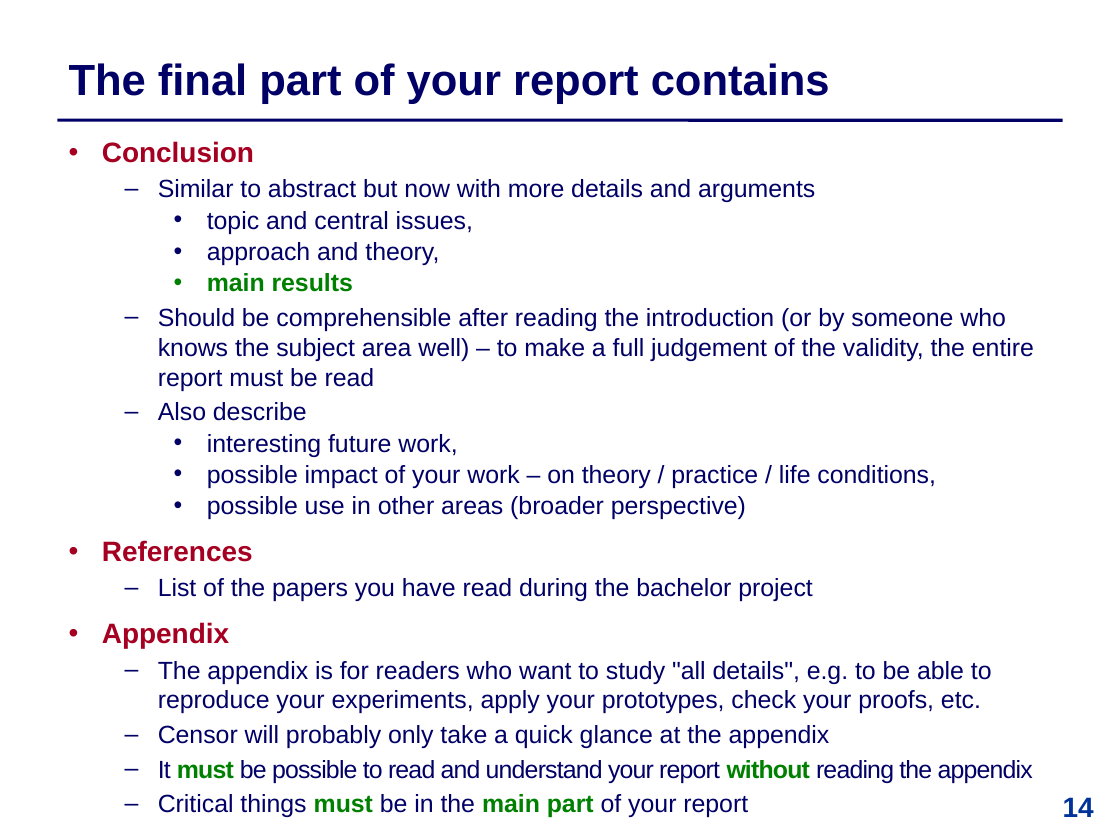
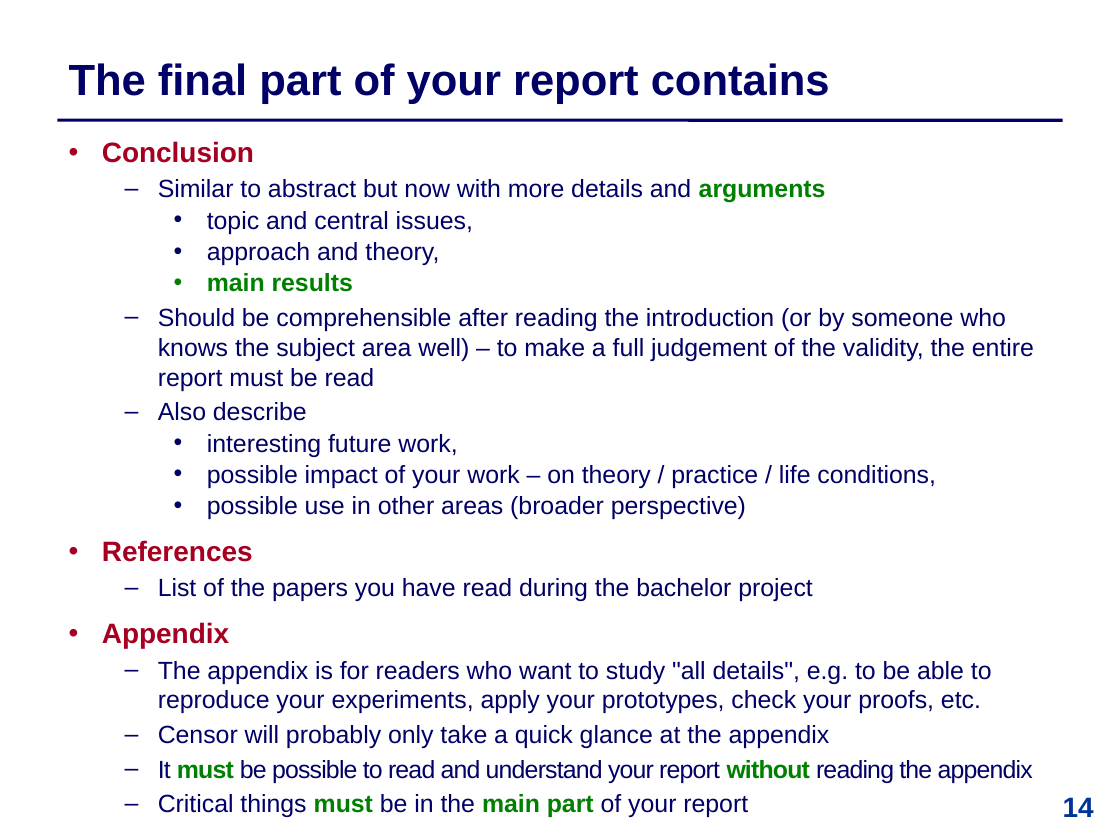
Before and after one commit to IntProgAU/Materiale, a slide deck: slide 14 of web/b25/2 Academic Writing and Oral Presentation.pptx. Drawn at 1120x840 pixels with LibreOffice and Linux fonts; fonts in the diff are those of the drawing. Boxes give left, top, right and bottom in pixels: in the first picture for what was removed or moved away, otherwise in the second. Text is boxed around its words. In the diff, an @@ line names an element or a change of style, - is before the commit and + after.

```diff
--- a/web/b25/2 Academic Writing and Oral Presentation.pptx
+++ b/web/b25/2 Academic Writing and Oral Presentation.pptx
@@ text at box(158, 179, 826, 203): text colour #000066 to #008000, bold on in "arguments" @@
```
Also in this commit, not shown: 7 other slides changed.
